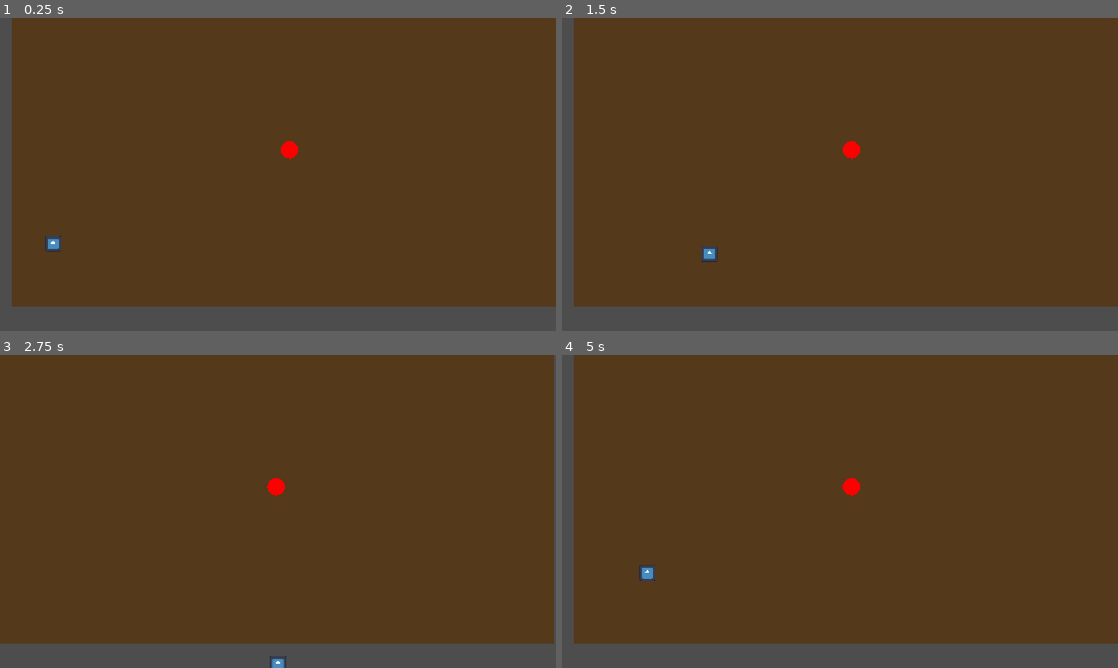
Above: before the commit, frames 1-4 (two rows, left to right).
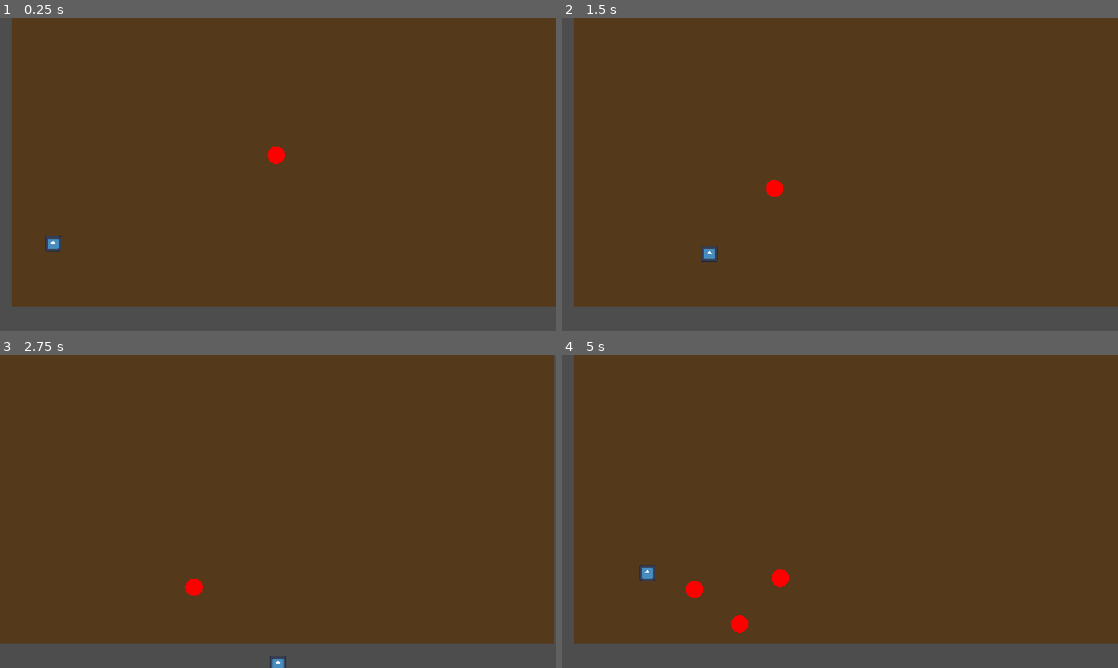
Above: after the commit, the same moments.

Repository: BxRob/games
Game: Godot game, scene res://scenes/main.tscn
Two runs of this game, one before a commit and one after it. Both use one fixed random seed, a clock stepped at 60 frames per second and the inputs below. The engine's default icon, where the game draws it, is replaced by a stand-in: a white triangle on a blue panel in a dark square.
Inputs (mouse positions are in pixels of both pictures, inside the frame that each line leads up to):
- Up to frame 1 (0.25 s): no input
- Up to frame 2 (1.5 s): move the mouse to (962, 158) at 0.52 s; press the mouse at (962, 158) at 0.53 s; hold D (move_right) 0.53-1.28 s; move the mouse to (728, 190) at 1.27 s; release the mouse at (728, 190) at 1.28 s; hold S (move_down) from 1.28 s (still down); click (728, 190) at 1.35 s
- Up to frame 3 (2.75 s): move the mouse to (333, 442) at 2.02 s; release S (move_down) at 2.03 s; press the mouse at (333, 442) at 2.03 s; hold D (move_right) from 2.03 s (still down); tap Space (dash) at 2.1 s
- Up to frame 4 (5 s): move the mouse to (812, 574) at 2.77 s; release D (move_right) at 2.78 s; release the mouse at (812, 574) at 2.78 s; hold W (move_up) 2.78-3.53 s; click (812, 574) at 2.85 s; move the mouse to (1006, 558) at 3.52 s; press the mouse at (1006, 558) at 3.53 s; hold A (move_left) from 3.53 s (still down); move the mouse to (673, 464) at 4.27 s; release the mouse at (673, 464) at 4.28 s; tap Space (dash) at 4.35 s; click (673, 464) at 4.55 s

The runs differ from the first frame. In frame 1, 0.2% of the frame differs, in the area x 48-54%, y 39-47%; in frame 2, 0.3%; in frame 3, 0.3%; in frame 4, 0.6%, in the area x 22-54%, y 39-89%.

Commit message:
Spawner/pickups/enemy follow

Diff:
--- a/BrotatoHades/scenes/main.tscn
+++ b/BrotatoHades/scenes/main.tscn
@@ -2,6 +2,7 @@
 
 [ext_resource type="PackedScene" uid="uid://be8qbmt0fe144" path="res://scenes/Player.tscn" id="1_o5qli"]
 [ext_resource type="PackedScene" uid="uid://od8sbrp8tpys" path="res://scenes/test_enemy.tscn" id="2_0wfyh"]
+[ext_resource type="Script" path="res://scripts/enemy_spawner.gd" id="3_spawner"]
 
 [node name="Main" type="Node2D" unique_id=478215538]
 
@@ -32,3 +33,7 @@
 limit_bottom = 375
 
 [node name="TestEnemy" parent="." unique_id=421867745 instance=ExtResource("2_0wfyh")]
+
+[node name="EnemySpawner" type="Node2D" parent="."]
+script = ExtResource("3_spawner")
+enemy_scene = ExtResource("2_0wfyh")
--- /dev/null
+++ b/BrotatoHades/scenes/pickup.tscn
@@ -0,0 +1,14 @@
+[gd_scene format=3]
+
+[ext_resource type="Script" path="res://scripts/pickup.gd" id="1_pickup"]
+
+[sub_resource type="CircleShape2D" id="CircleShape2D_pickup"]
+radius = 8.0
+
+[node name="Pickup" type="Area2D"]
+collision_layer = 4
+collision_mask = 1
+script = ExtResource("1_pickup")
+
+[node name="CollisionShape2D" type="CollisionShape2D" parent="."]
+shape = SubResource("CircleShape2D_pickup")
--- /dev/null
+++ b/BrotatoHades/scripts/enemy_spawner.gd
@@ -0,0 +1,61 @@
+extends Node2D
+class_name EnemySpawner
+
+@export_category("Enemy")
+@export var enemy_scene: PackedScene
+
+@export_category("Spawning")
+@export var spawn_interval: float = 3.0
+@export var min_spawn_distance: float = 350.0
+@export var max_spawn_distance: float = 550.0
+@export var max_enemies: int = 25
+
+@export_category("Hordes")
+@export var burst_chance: float = 0.25
+@export var burst_min_count: int = 3
+@export var burst_max_count: int = 6
+
+var target_player: Node2D
+var spawn_timer: float
+
+
+func _ready() -> void:
+	randomize()
+	target_player = get_tree().get_first_node_in_group("player")
+	spawn_timer = spawn_interval
+
+
+func _process(delta: float) -> void:
+	if enemy_scene == null or not is_instance_valid(target_player):
+		return
+
+	spawn_timer -= delta
+
+	if spawn_timer <= 0.0:
+		spawn_timer = spawn_interval
+		spawn_wave()
+
+
+func spawn_wave() -> void:
+	var count := 1
+
+	if randf() < burst_chance:
+		count = randi_range(burst_min_count, burst_max_count)
+		print("Enemy horde incoming! Spawning ", count, " enemies.")
+
+	for i in count:
+		if get_tree().get_nodes_in_group("enemy").size() >= max_enemies:
+			break
+
+		spawn_enemy()
+
+
+func spawn_enemy() -> void:
+	var enemy := enemy_scene.instantiate()
+	var angle := randf() * TAU
+	var distance := randf_range(min_spawn_distance, max_spawn_distance)
+	var offset := Vector2(cos(angle), sin(angle)) * distance
+
+	enemy.global_position = target_player.global_position + offset
+
+	get_tree().current_scene.add_child(enemy)
--- /dev/null
+++ b/BrotatoHades/scripts/pickup.gd
@@ -0,0 +1,37 @@
+extends Area2D
+class_name Pickup
+
+@export_category("Pickup")
+@export var power_amount: float = 1.0
+
+@export_category("Attraction")
+@export var attract_radius: float = 140.0
+@export var attract_speed: float = 420.0
+
+var target_player: Node2D
+
+
+func _ready() -> void:
+	target_player = get_tree().get_first_node_in_group("player")
+	body_entered.connect(_on_body_entered)
+
+
+func _physics_process(delta: float) -> void:
+	if not is_instance_valid(target_player):
+		return
+
+	var direction := target_player.global_position - global_position
+	var distance := direction.length()
+
+	if distance <= attract_radius and distance > 1.0:
+		global_position += direction.normalized() * attract_speed * delta
+
+
+func _on_body_entered(body: Node2D) -> void:
+	if body.has_method("add_power"):
+		body.add_power(power_amount)
+		queue_free()
+
+
+func _draw() -> void:
+	draw_circle(Vector2.ZERO, 6.0, Color.CYAN)
--- a/BrotatoHades/scripts/player.gd
+++ b/BrotatoHades/scripts/player.gd
@@ -11,10 +11,21 @@
 @export var dash_duration: float = 0.12
 @export var dash_cooldown: float = 0.5
 
+@export_category("Power Up")
+@export var speed_gain_per_power: float = 8.0
+@export var damage_gain_per_power: float = 4.0
+@export var cooldown_reduction_per_power: float = 0.01
+@export var min_attack_cooldown: float = 0.1
+
 var dash_timer: float = 0.0
 var dash_cooldown_timer: float = 0.0
 var dash_direction: Vector2 = Vector2.RIGHT
 var is_dashing: bool = false
+var power_level: int = 0
+
+
+func _ready() -> void:
+	add_to_group("player")
 
 
 func _physics_process(delta: float) -> void:
@@ -72,3 +83,20 @@
 	if dash_timer <= 0.0:
 		dash_timer = 0.0
 		is_dashing = false
+
+
+func add_power(amount: float) -> void:
+	power_level += 1
+
+	max_speed += speed_gain_per_power * amount
+
+	var weapon := get_node_or_null("ManualWeapon")
+
+	if weapon:
+		weapon.attack_damage += damage_gain_per_power * amount
+		weapon.attack_cooldown = max(
+			weapon.attack_cooldown - cooldown_reduction_per_power * amount,
+			min_attack_cooldown
+		)
+
+	print("Player power level: ", power_level)
--- a/BrotatoHades/scripts/test_enemy.gd
+++ b/BrotatoHades/scripts/test_enemy.gd
@@ -1,28 +1,48 @@
 extends CharacterBody2D
 class_name TestEnemy
 
+const PickupScene: PackedScene = preload("res://scenes/pickup.tscn")
+
 @export_category("Enemy")
 @export var max_health: float = 100.0
+@export var move_speed: float = 120.0
 
 @export_category("Knockback")
 @export var knockback_strength: float = 250.0
 @export var knockback_friction: float = 1000.0
 
+@export_category("Drops")
+@export var drop_chance: float = 1.0
+
 var health: float
 var hit_flash_timer: float = 0.0
+var knockback_velocity: Vector2 = Vector2.ZERO
+var target_player: Node2D
 
 
 func _ready() -> void:
 	health = max_health
+	add_to_group("enemy")
+	target_player = get_tree().get_first_node_in_group("player")
 
 
 func _physics_process(delta: float) -> void:
 	hit_flash_timer = max(hit_flash_timer - delta, 0.0)
 
-	velocity = velocity.move_toward(
+	knockback_velocity = knockback_velocity.move_toward(
 		Vector2.ZERO,
 		knockback_friction * delta
 	)
+
+	var chase_velocity := Vector2.ZERO
+
+	if is_instance_valid(target_player):
+		var direction := (target_player.global_position - global_position)
+
+		if direction.length() > 1.0:
+			chase_velocity = direction.normalized() * move_speed
+
+	velocity = chase_velocity + knockback_velocity
 
 	move_and_slide()
 
@@ -35,7 +55,7 @@
 	hit_flash_timer = 0.08
 
 	if knockback_direction != Vector2.ZERO:
-		velocity = knockback_direction.normalized() * knockback_strength
+		knockback_velocity = knockback_direction.normalized() * knockback_strength
 
 	print("Enemy health: ", health)
 
@@ -44,7 +64,21 @@
 
 
 func die() -> void:
+	drop_pickup()
 	queue_free()
+
+
+func drop_pickup() -> void:
+	if PickupScene == null:
+		return
+
+	if randf() > drop_chance:
+		return
+
+	var pickup := PickupScene.instantiate()
+	pickup.global_position = global_position
+
+	get_parent().add_child.call_deferred(pickup)
 
 
 func _draw() -> void:
Not shown, added: BrotatoHades/scripts/enemy_spawner.gd.uid
Not shown, added: BrotatoHades/scripts/pickup.gd.uid
